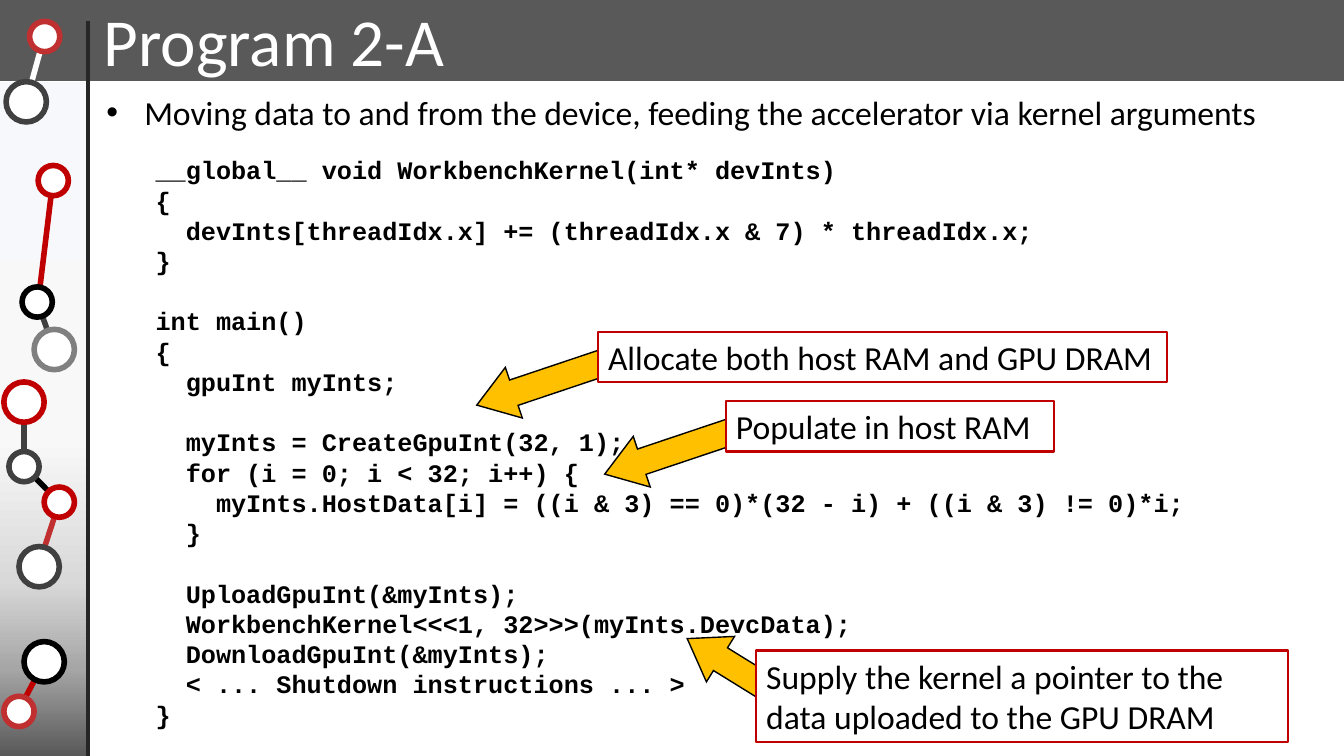
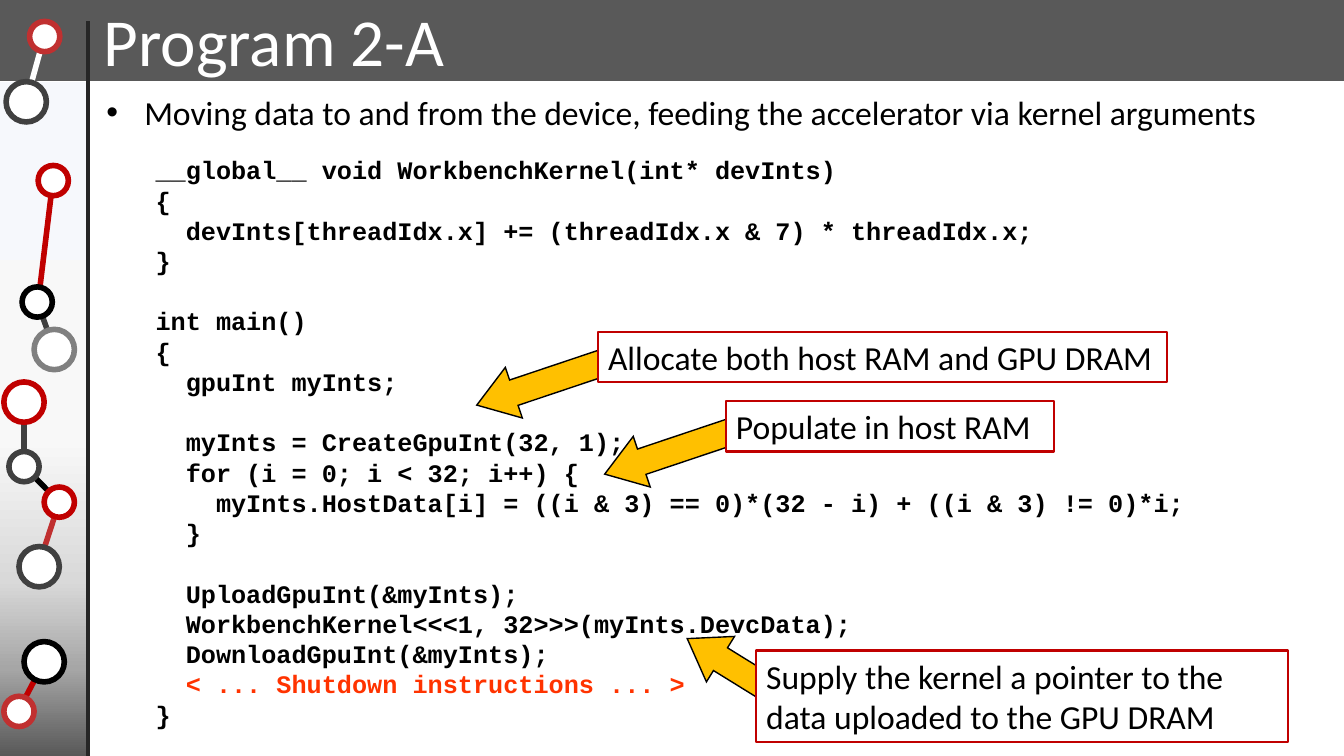
Before and after one commit to wadejong/Summer-School-Materials, a slide deck: slide 7 of Wednesday-morning/TutorialsCUDA/ProgrammingHandsOn.pptx. Drawn at 1344x756 pixels with LibreOffice and Linux fonts; fonts in the diff are those of the drawing. Boxes give left, top, right and bottom in pixels: in the first picture for what was removed or moved away, otherwise in the second. Text is boxed around its words. In the diff, an @@ line names an element or a change of style, - is before the commit and + after.

```diff
--- a/Wednesday-morning/TutorialsCUDA/ProgrammingHandsOn.pptx
+++ b/Wednesday-morning/TutorialsCUDA/ProgrammingHandsOn.pptx
@@ text at (276, 675, 594, 694): text colour #000000 to #FF3300 in "< ... Shutdown instructions ... >" @@
```
Also in this commit, not shown: 2 other slides changed, 8 slides added, 2 other files.
